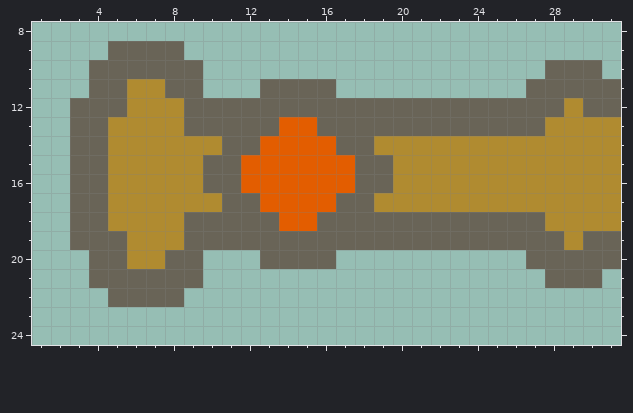
Pixel-art sprite, stored at Content/graphics/turret2.png. The first picture shows the starting point.
The file is 32x32 pixels. Shown: x 1..31, y 8..24.
After the commit:
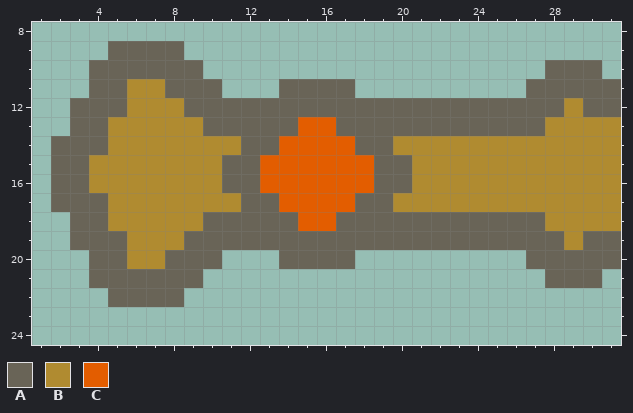
Palette (. is transparent): A #696457  B #b08b30  C #e35d00
Difference:
{"y":11,"x":10,"old":".","new":"A"}
{"y":11,"x":13,"old":"A","new":"."}
{"y":11,"x":17,"old":".","new":"A"}
{"y":13,"x":9,"old":"A","new":"B"}
{"y":13,"x":14,"old":"C","new":"A"}
{"y":13,"x":16,"old":"A","new":"C"}
{"y":14,"x":2,"old":".","new":"A"}
{"y":14,"x":11,"old":"A","new":"B"}
{"y":14,"x":13,"old":"C","new":"A"}
{"y":14,"x":17,"old":"A","new":"C"}
{"y":14,"x":19,"old":"B","new":"A"}
{"y":15,"x":2,"old":".","new":"A"}
{"y":15,"x":4,"old":"A","new":"B"}
{"y":15,"x":10,"old":"A","new":"B"}
{"y":15,"x":12,"old":"C","new":"A"}
{"y":15,"x":18,"old":"A","new":"C"}
{"y":15,"x":20,"old":"B","new":"A"}
{"y":16,"x":2,"old":".","new":"A"}
{"y":16,"x":4,"old":"A","new":"B"}
{"y":16,"x":10,"old":"A","new":"B"}
{"y":16,"x":12,"old":"C","new":"A"}
{"y":16,"x":18,"old":"A","new":"C"}
{"y":16,"x":20,"old":"B","new":"A"}
{"y":17,"x":2,"old":".","new":"A"}
{"y":17,"x":11,"old":"A","new":"B"}
{"y":17,"x":13,"old":"C","new":"A"}
{"y":17,"x":17,"old":"A","new":"C"}
{"y":17,"x":19,"old":"B","new":"A"}
{"y":18,"x":9,"old":"A","new":"B"}
{"y":18,"x":14,"old":"C","new":"A"}
{"y":18,"x":16,"old":"A","new":"C"}
{"y":20,"x":10,"old":".","new":"A"}
{"y":20,"x":13,"old":"A","new":"."}
{"y":20,"x":17,"old":".","new":"A"}
{"label":"changed","picture_box":[51,79,412,269]}
